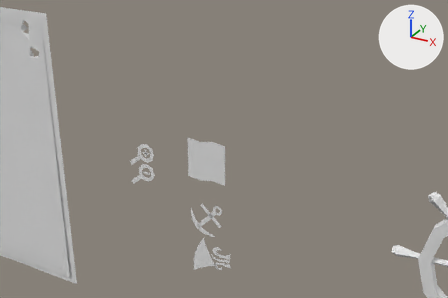
An edit to the Blender file resources/main.blend, drawn before and after from the same camera.
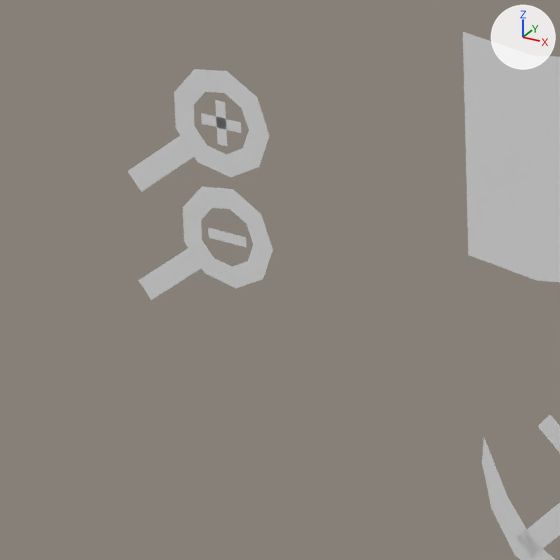
Each version appears first from a camera (50 mm lens) standing at (10.37, -22.59, 14.15) and looking at (-2.83, 1.41, 2.15), and next in a close-up on the part from 24% to 46% of the width and 44% to 77% of the height. Lighting does not change. The marker at upper right points along +X, +Y and +Z.

Names of what the first close-up shows: 'ICON_anchor', 'ICON_map', 'ICON_zoom_in', 'ICON_zoom_out'.
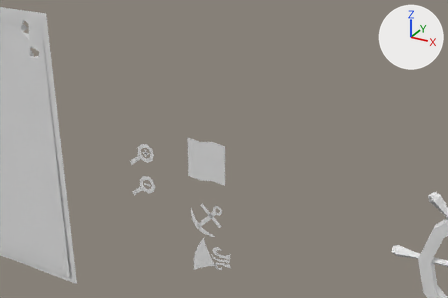
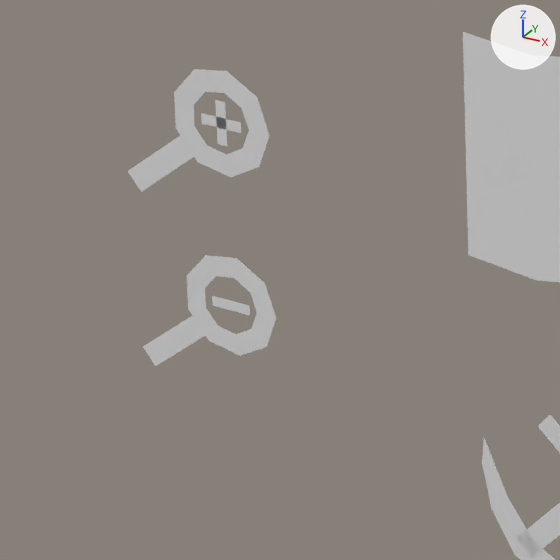
Patch to the scene script:
```diff
--- a/resources/main.blend.py
+++ b/resources/main.blend.py
@@ ob_icon_zoom_out @@
 ob_icon_zoom_out = bpy.data.objects.new('ICON_zoom_out', me_circle_007)
-ob_icon_zoom_out.location = (-6.0, -1.0, 0.973)
+ob_icon_zoom_out.location = (-6.0, -1.0, 0.346)
```

Changed parts and their boxes [x1, y1, x2, y2] in the close-ups (560 x 560 px):
'ICON_zoom_out', moved: before [138, 187, 273, 300]; after [143, 255, 276, 366]
